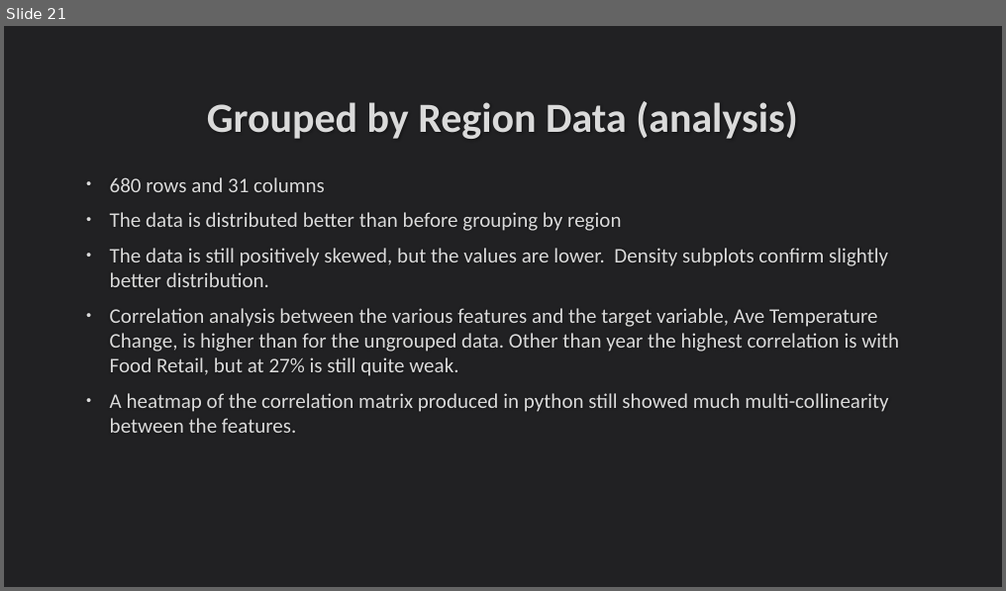
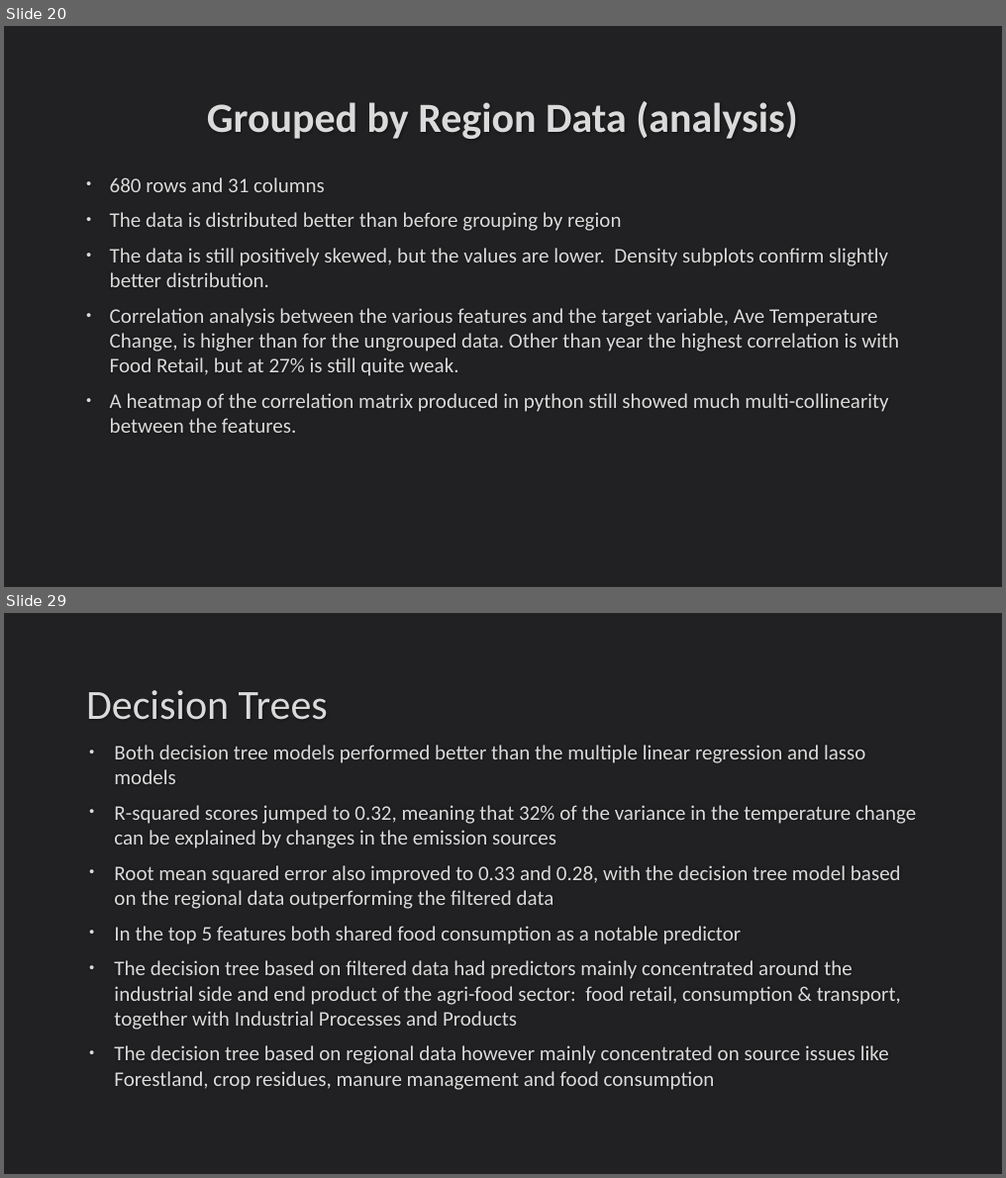
Before and after one commit to DavidFHarrison/2403PTDS_Regression_DH, a slide deck: Regression Project – PTDS 2403.pptx. Shown one above the other, each under a label of ours: slide 21 before the commit, slides 20 and 29 after it; the slides between them are not shown. The pictures are 1006x591 and 1006x1178 pixels, drawn with LibreOffice and Linux fonts; fonts in the diff are those of the drawing. Boxes give left, top, right and bottom in pixels: in the first picture for what was removed or moved away, otherwise in the second. Text is boxed around its words. In the diff, an @@ line names an element or a change of style, - is before the commit and + after.

```diff
--- a/Regression Project – PTDS 2403.pptx
+++ b/Regression Project – PTDS 2403.pptx
@@ slide 29 added at [4,613,1002,1174], background #212123 @@
@@ title added at [86,690,328,720], 40 pt, text #DADADA @@
+Decision Trees
@@ text added at [114,745,916,1090], 20 pt, text #DADADA @@
+• Both decision tree models performed better than the multiple linear regression and lasso models
+• R-squared scores jumped to 0.32, meaning that 32% of the variance in the temperature change can be explained by changes in the emission sources
+• Root mean squared error also improved to 0.33 and 0.28, with the decision tree model based on the regional data outperforming the filtered data
+• In the top 5 features both shared food consumption as a notable predictor
+• The decision tree based on filtered data had predictors mainly concentrated around the industrial side and end product of the agri-food sector: food retail, consumption & transport, together with Industrial Processes and Products
+• The decision tree based on regional data however mainly concentrated on source issues like Forestland, crop residues, manure management and food consumption
@@ what was slide 21 is now slide 20 @@
```
Also in this commit, not shown: 7 slides changed, 11 other slides added, 7 slides removed, 2 other files.
